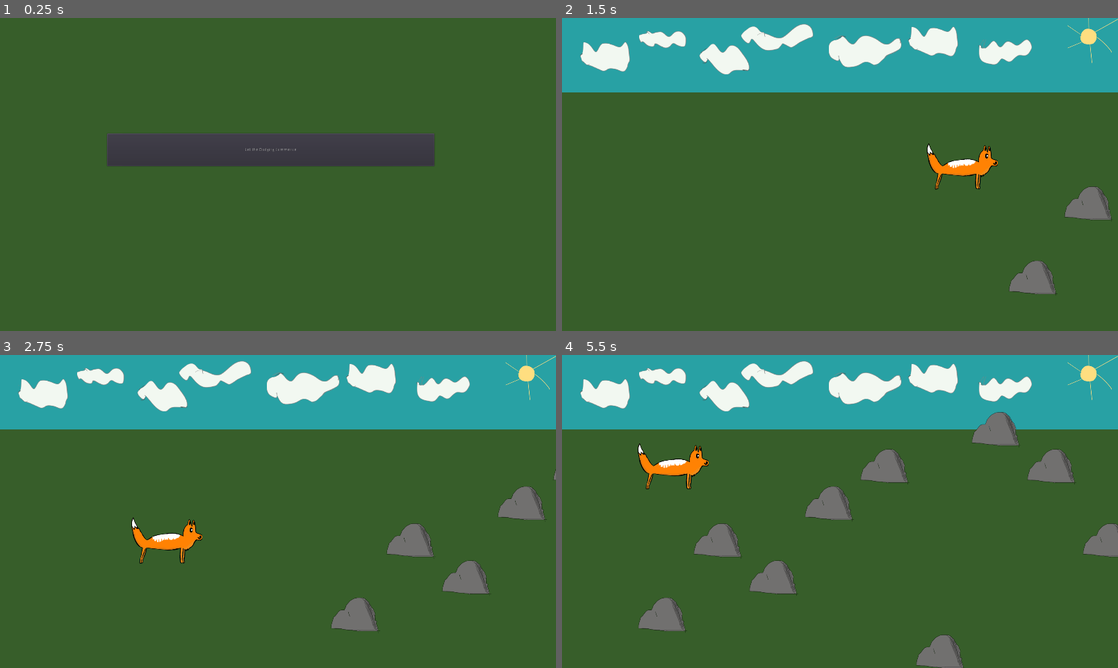
Above: before the commit, frames 1-4 (two rows, left to right).
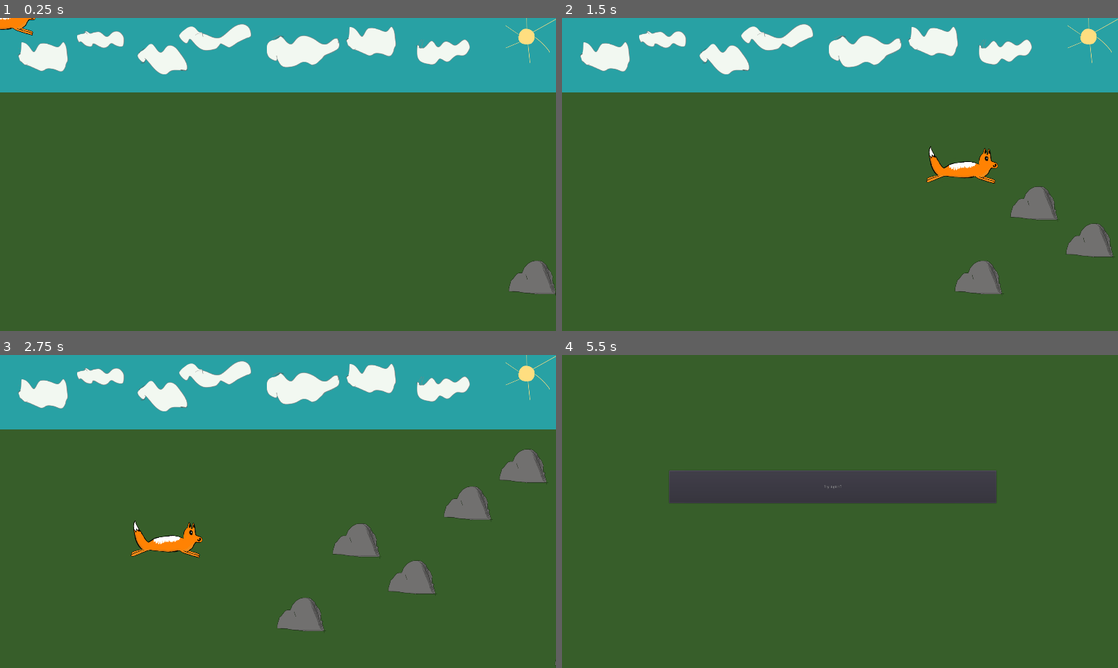
Above: after the commit, the same moments.

Repository: acius/alfox
Game: Godot game, scene res://run.tscn
Same seed, same stepped clock (60 frames per second), same inputs: the game is played once before the commit and once after it. Before the commit the project starts from res://title.tscn.
Inputs (mouse positions are in pixels of both pictures, inside the frame that each line leads up to):
- Up to frame 1 (0.25 s): no input
- Up to frame 2 (1.5 s): click (834, 149) at 0.5 s, where only the run before the commit has a clickable "Let the Dodging Commence"; move the mouse to (962, 158) at 1.27 s
- Up to frame 3 (2.75 s): move the mouse to (166, 527) at 2.02 s
- Up to frame 4 (5.5 s): move the mouse to (895, 442) at 2.77 s; move the mouse to (812, 574) at 3.52 s; move the mouse to (1006, 558) at 4.27 s; move the mouse to (673, 464) at 5.02 s

The runs differ from the first frame. In frame 1, 31% of the frame differs, in the area x 0-100%, y 0-89%; in frame 2, 3.7%; in frame 3, 6.3%; in frame 4, 35%, in the area x 0-100%, y 0-100%.

Commit message:
Version 0.1

Diff:
--- a/project.godot
+++ b/project.godot
@@ -16,7 +16,7 @@
 
 config/name="Alfox"
 config/description="The adventure of Alfox"
-run/main_scene="res://title.tscn"
+run/main_scene="res://run.tscn"
 config/icon="res://icon.png"
 
 [autoload]
--- a/title.tscn
+++ b/title.tscn
@@ -19,7 +19,7 @@
 [node name="StartButton" type="Button" parent="."]
 margin_right = 1130.0
 margin_bottom = 112.0
-text = "Let the Dodging Commence"
+text = "Try again?"
 script = ExtResource( 1 )
 
 [connection signal="pressed" from="StartButton" to="StartButton" method="on_StartButton_pressed"]
Not shown, changed: export_presets.cfg
Not shown, changed: .gitignore
